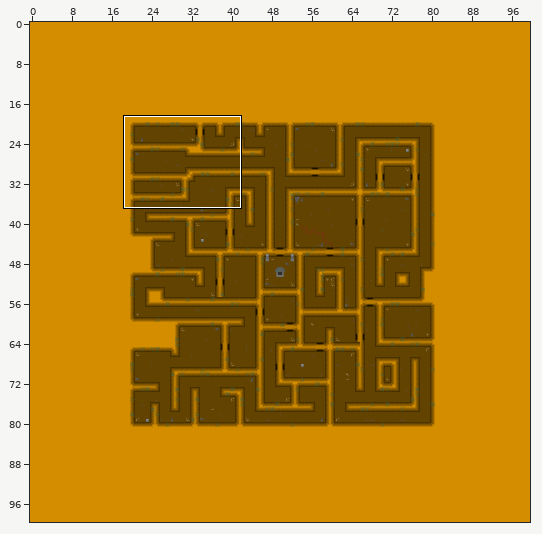
Tiled map: resources/pyramid.tmx. The first picture is a wide view before the edit; the outline marks the close-up.
Close-up. Before the commit:
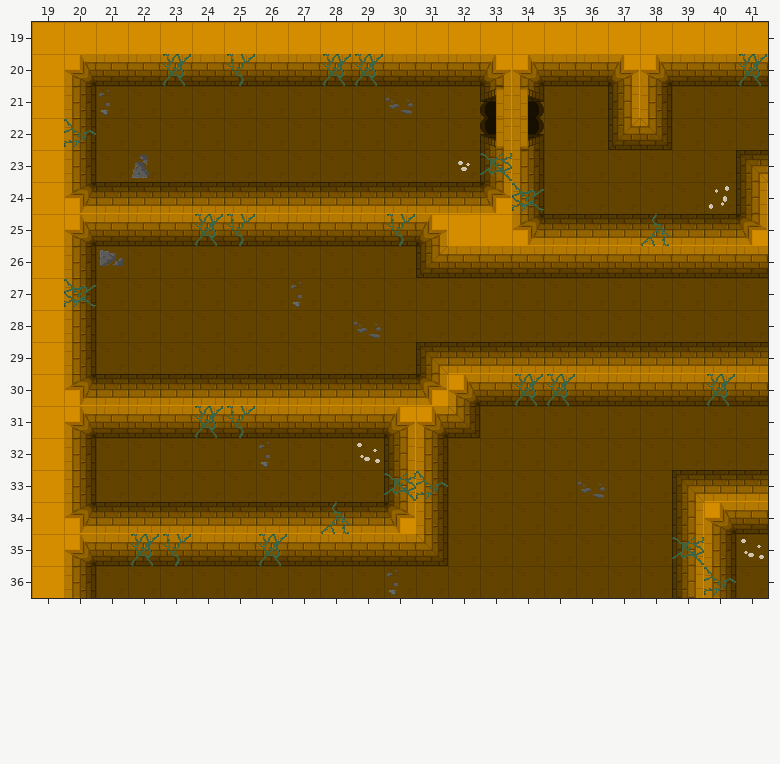
Cells are 32x32 px. Shown: x 19..41, y 19..36. The commit also changed other parts of the map, which this record leaves out.
The same view after the edit:
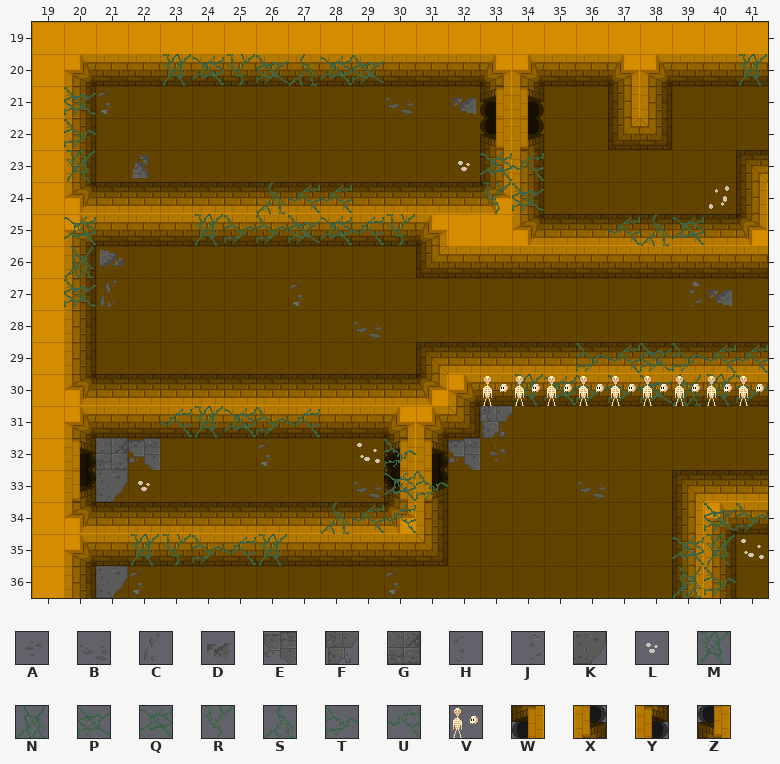
Key: from "deco": A 68, B 70, C 70 turned 90, D 85 turned 180, E 86 turned 180, F 86 turned 90, G 92, H 100, J 100 turned 180, K 101, L 258, M 272, N 272 turned 180, P 272 turned 270, Q 272 turned 90, R 273, S 273 turned 180, T 273 turned 270, U 273 turned 90; from "items": V 2 flipped left-right; from "pyramid": W 17, X 17 turned 180, Y 18, Z 18 turned 180.
_ is an empty cell, . an unchanged one.
Edits made:
--- layer "Doors"
@@ x 20..31 @@
-32 _.........__
-33 _.........__
+32 Y.........WY
+33 X.........ZX
--- layer "Deco"
@@ x 20..32 @@
-20 ...._.__MM...
-21 _..........._
+20 ....Q.PSQP...
+21 P...........D
@@ x 20..40 @@
-23 _............._......
-24 ......___...._.......
-25 _....R____......._._.
-26 _....................
-27 ._.................__
+23 M.............U......
+24 ......SUU....R.......
+25 Q....TTPQU.......U.Q.
+26 N....................
+27 .C.................JD
@@ x 21..41 @@
-29 ...............______
-30 ..............M____._
-31 .._.R__....._........
-32 __......._.__........
-33 __......_............
-34 ........__.........__
-35 ...__.............._.
-36 __................_..
+29 ...............TUPTUU
+30 ..............QTTPN.T
+31 ..U.QTU.....F........
+32 GE.......T.EA........
+33 KL......B............
+34 ........UU.........PT
+35 ...TU..............M.
+36 KH................N..
--- layer "Deco2"
@@ x 33..41 @@
-30 _________
+30 VVVVVVVVV
